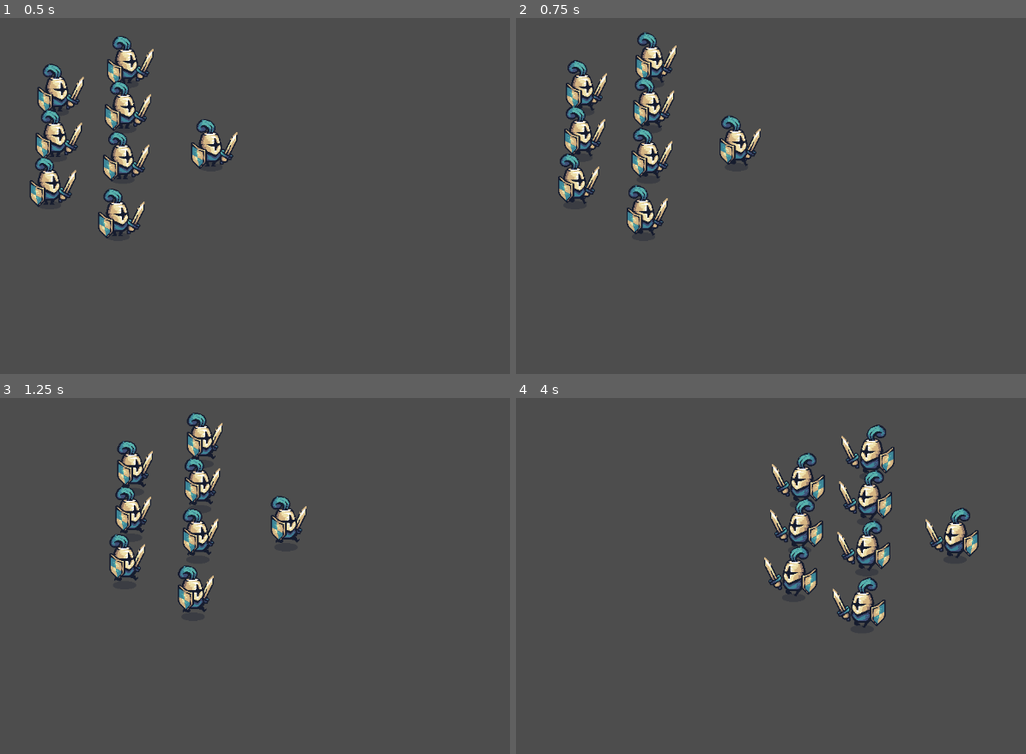
Above: before the commit, frames 1-4 (two rows, left to right).
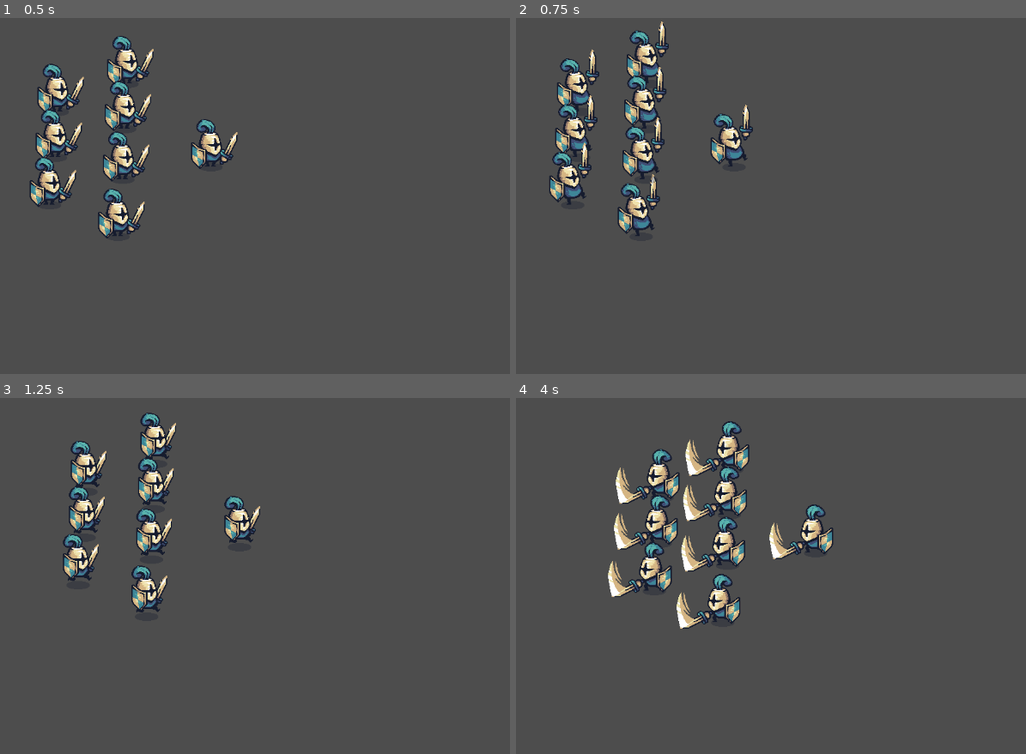
Above: after the commit, the same moments.

Repository: AngeloSouza1/proj-godot
Game: Godot game, scene res://test_scenes/test_player.tscn
Two runs of this game, one before a commit and one after it. Both use one fixed random seed, a clock stepped at 60 frames per second and the inputs below.
Inputs:
- Up to frame 1 (0.5 s): no input
- Up to frame 2 (0.75 s): hold D (move_right) from 0.53 s (still down); tap Space (attack, bound only after the commit) at 0.6 s
- Up to frame 3 (1.25 s): keep holding D (move_right)
- Up to frame 4 (4 s): release D (move_right) at 1.28 s; hold S (move_down) 1.28-2.03 s; tap Space (attack, bound only after the commit) every 0.75 s from 1.35 to 3.6 s; hold D (move_right) 2.03-2.78 s; hold W (move_up) 2.78-3.53 s; hold A (move_left) from 3.53 s (still down)

Frame 1 is identical in both runs. In frame 2, 7.2% of the frame differs, in the area x 6-48%, y 0-62%; in frame 3, 9.2%; in frame 4, 12%, in the area x 18-91%, y 6-65%.

Commit message:
feat: funçao ataque player

Diff:
--- a/Tiny Sword/player/player.gd
+++ b/Tiny Sword/player/player.gd
@@ -1,13 +1,21 @@
 extends CharacterBody2D
 
 @onready var animation_player: AnimationPlayer = $AnimationPlayer
-
 @export var speed: float = 3
-
 @onready var sprite: Sprite2D = $Sprite2D
 
 var is_running: bool = false
+var is_attacking: bool = false
+var attack_cooldown: float= 0.0
 
+func _process(delta: float) -> void:
+	# Atualizar temporizador do ataque
+	if is_attacking:
+		attack_cooldown -= delta  # 0.06 -  0.016 = 0.0584 exemplo
+		if attack_cooldown <= 0.0:
+			is_attacking = false
+			is_running = false
+			animation_player.play("idle")
 
 func _physics_process(delta: float) -> void:
 	# Obter o input_Vector
@@ -21,9 +29,11 @@
 		input_vector.y = 0.0
 
 
-	print(input_vector)
+
 	# Modificar a velocidade
 	var	target_velocity = input_vector * speed * 100.0
+	if is_attacking:
+		target_velocity *= 0.25
 	velocity = lerp(velocity, target_velocity, 0.05)
 	move_and_slide()
 
@@ -32,11 +42,12 @@
 	is_running = not input_vector.is_zero_approx()
 
 	# Tocar animação
-	if was_runnig != is_running:
-		if is_running:
-			animation_player.play("run")
-		else:
-			animation_player.play("idle")
+	if not is_attacking:
+		if was_runnig != is_running:
+			if is_running:
+				animation_player.play("run")
+			else:
+				animation_player.play("idle")
 
 	# Girar sprite
 	if input_vector.x > 0:
@@ -45,3 +56,21 @@
 	elif input_vector.x < 0:  # Certifique-se de usar 'x' minúsculo aqui
 		# Marcar flip_h do Sprite2D
 		sprite.flip_h = true
+
+# Ataque
+	if Input.is_action_just_pressed("attack"):
+		attack()
+
+
+func attack() -> void:
+	if is_attacking:
+		return
+
+	# Tocar animação
+	animation_player.play("attack_side_1")
+
+	# Configurar temporizador
+	attack_cooldown = 0.6
+
+	# Marcar ataque
+	is_attacking = true
--- a/Tiny Sword/player/player.tscn
+++ b/Tiny Sword/player/player.tscn
@@ -56,9 +56,111 @@
 "values": [Vector2i(0, 1)]
 }
 
+[sub_resource type="Animation" id="Animation_vj7tv"]
+resource_name = "attack_side_1"
+length = 0.6
+tracks/0/type = "value"
+tracks/0/imported = false
+tracks/0/enabled = true
+tracks/0/path = NodePath("Sprite2D:frame_coords")
+tracks/0/interp = 1
+tracks/0/loop_wrap = true
+tracks/0/keys = {
+"times": PackedFloat32Array(0, 0.1, 0.2, 0.3, 0.4),
+"transitions": PackedFloat32Array(1, 1, 1, 1, 1),
+"update": 1,
+"values": [Vector2i(1, 2), Vector2i(2, 2), Vector2i(3, 2), Vector2i(4, 2), Vector2i(5, 2)]
+}
+
+[sub_resource type="Animation" id="Animation_tofl4"]
+resource_name = "attack_side_2"
+length = 0.6
+tracks/0/type = "value"
+tracks/0/imported = false
+tracks/0/enabled = true
+tracks/0/path = NodePath("Sprite2D:frame_coords")
+tracks/0/interp = 1
+tracks/0/loop_wrap = true
+tracks/0/keys = {
+"times": PackedFloat32Array(0, 0.1, 0.2, 0.3, 0.4, 0.5),
+"transitions": PackedFloat32Array(1, 1, 1, 1, 1, 1),
+"update": 1,
+"values": [Vector2i(0, 3), Vector2i(1, 3), Vector2i(2, 3), Vector2i(3, 3), Vector2i(4, 3), Vector2i(5, 3)]
+}
+
+[sub_resource type="Animation" id="Animation_8n1qs"]
+resource_name = "attack_down_1"
+length = 0.6
+tracks/0/type = "value"
+tracks/0/imported = false
+tracks/0/enabled = true
+tracks/0/path = NodePath("Sprite2D:frame_coords")
+tracks/0/interp = 1
+tracks/0/loop_wrap = true
+tracks/0/keys = {
+"times": PackedFloat32Array(0, 0.1, 0.2, 0.3, 0.4, 0.5),
+"transitions": PackedFloat32Array(1, 1, 1, 1, 1, 1),
+"update": 1,
+"values": [Vector2i(0, 4), Vector2i(1, 4), Vector2i(2, 4), Vector2i(3, 4), Vector2i(4, 4), Vector2i(5, 4)]
+}
+
+[sub_resource type="Animation" id="Animation_lmfud"]
+resource_name = "attack_down_2"
+length = 0.6
+tracks/0/type = "value"
+tracks/0/imported = false
+tracks/0/enabled = true
+tracks/0/path = NodePath("Sprite2D:frame_coords")
+tracks/0/interp = 1
+tracks/0/loop_wrap = true
+tracks/0/keys = {
+"times": PackedFloat32Array(0, 0.1, 0.2, 0.3, 0.4, 0.5),
+"transitions": PackedFloat32Array(1, 1, 1, 1, 1, 1),
+"update": 1,
+"values": [Vector2i(0, 5), Vector2i(1, 5), Vector2i(2, 5), Vector2i(3, 5), Vector2i(4, 5), Vector2i(5, 5)]
+}
+
+[sub_resource type="Animation" id="Animation_flm7b"]
+resource_name = "attack_up_1"
+length = 0.6
+tracks/0/type = "value"
+tracks/0/imported = false
+tracks/0/enabled = true
+tracks/0/path = NodePath("Sprite2D:frame_coords")
+tracks/0/interp = 1
+tracks/0/loop_wrap = true
+tracks/0/keys = {
+"times": PackedFloat32Array(0, 0.1, 0.2, 0.3, 0.4, 0.5),
+"transitions": PackedFloat32Array(1, 1, 1, 1, 1, 1),
+"update": 1,
+"values": [Vector2i(0, 6), Vector2i(1, 6), Vector2i(2, 6), Vector2i(3, 6), Vector2i(4, 6), Vector2i(5, 6)]
+}
+
+[sub_resource type="Animation" id="Animation_bwa7y"]
+resource_name = "attack_up_2"
+length = 0.6
+tracks/0/type = "value"
+tracks/0/imported = false
+tracks/0/enabled = true
+tracks/0/path = NodePath("Sprite2D:frame_coords")
+tracks/0/interp = 1
+tracks/0/loop_wrap = true
+tracks/0/keys = {
+"times": PackedFloat32Array(0, 0.1, 0.2, 0.3, 0.4, 0.5),
+"transitions": PackedFloat32Array(1, 1, 1, 1, 1, 1),
+"update": 1,
+"values": [Vector2i(0, 7), Vector2i(1, 7), Vector2i(2, 7), Vector2i(3, 7), Vector2i(4, 7), Vector2i(5, 7)]
+}
+
 [sub_resource type="AnimationLibrary" id="AnimationLibrary_e2ncg"]
 _data = {
 "RESET": SubResource("Animation_3iknu"),
+"attack_down_1": SubResource("Animation_8n1qs"),
+"attack_down_2": SubResource("Animation_lmfud"),
+"attack_side_1": SubResource("Animation_vj7tv"),
+"attack_side_2": SubResource("Animation_tofl4"),
+"attack_up_1": SubResource("Animation_flm7b"),
+"attack_up_2": SubResource("Animation_bwa7y"),
 "idle": SubResource("Animation_bfo3u"),
 "run": SubResource("Animation_uhosq")
 }
--- a/Tiny Sword/project.godot
+++ b/Tiny Sword/project.godot
@@ -41,6 +41,11 @@
 , Object(InputEventKey,"resource_local_to_scene":false,"resource_name":"","device":-1,"window_id":0,"alt_pressed":false,"shift_pressed":false,"ctrl_pressed":false,"meta_pressed":false,"pressed":false,"keycode":0,"physical_keycode":4194322,"key_label":0,"unicode":0,"echo":false,"script":null)
 ]
 }
+attack={
+"deadzone": 0.5,
+"events": [Object(InputEventKey,"resource_local_to_scene":false,"resource_name":"","device":-1,"window_id":0,"alt_pressed":false,"shift_pressed":false,"ctrl_pressed":false,"meta_pressed":false,"pressed":false,"keycode":0,"physical_keycode":32,"key_label":0,"unicode":32,"echo":false,"script":null)
+]
+}
 
 [rendering]
 
Not shown: 1 places in Tiny Sword/player/player.tscn that only renumber resources
